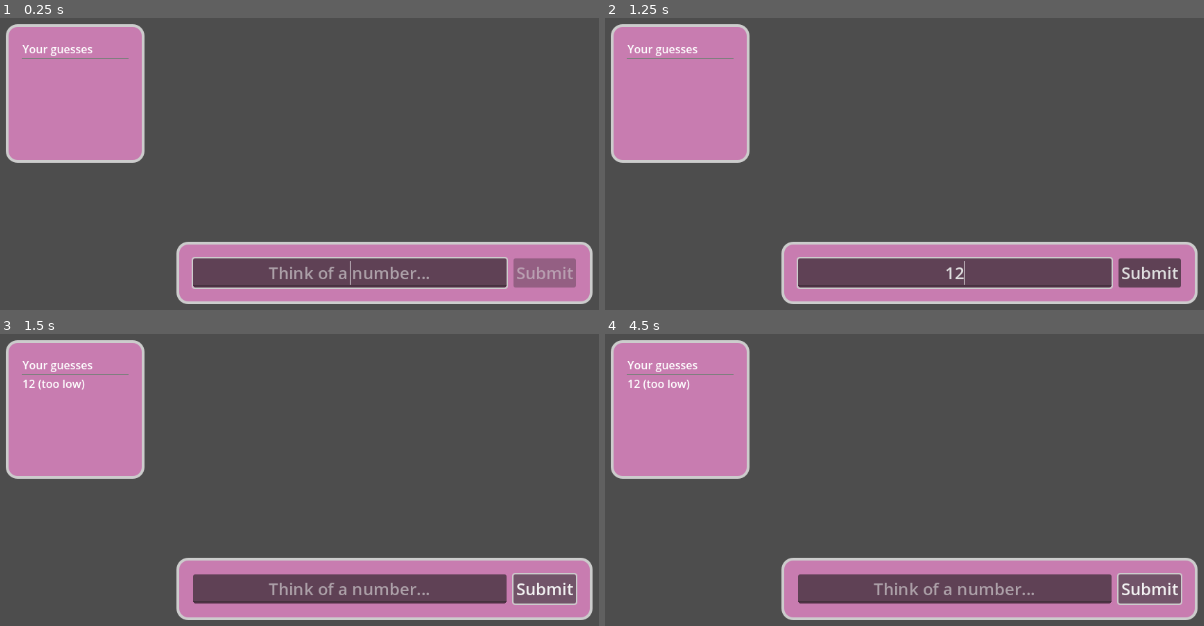
Above: before the commit, frames 1-4 (two rows, left to right).
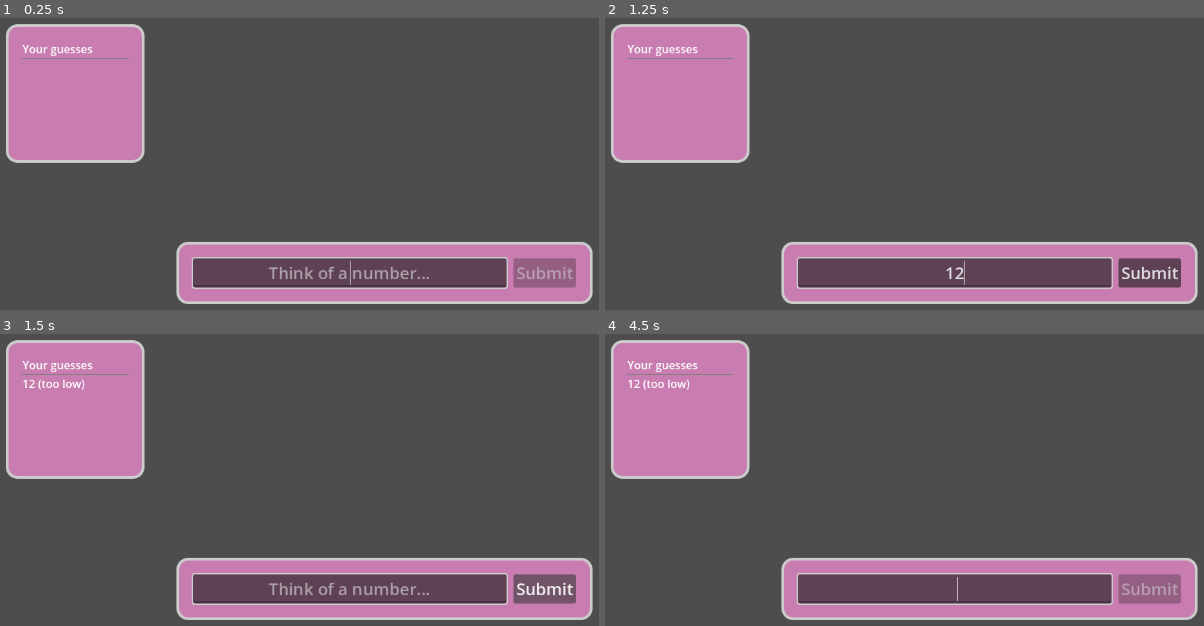
Above: after the commit, the same moments.

Repository: phrasmotica/think-of-a-number
Game: Godot game, scene res://scenes/game.tscn
The game is run twice, just before and just after one commit, with the same random seed, the same clock (stepped at 60 frames per second) and the same inputs.
Inputs (mouse positions are in pixels of both pictures, inside the frame that each line leads up to):
- Up to frame 1 (0.25 s): no input
- Up to frame 2 (1.25 s): click (952, 272) at 0.52 s; type "12" at 0.6 s
- Up to frame 3 (1.5 s): click "Submit" at 1.25 s
- Up to frame 4 (4.5 s): click "Submit" at 2 s; click "Submit" at 2.75 s; tap Enter at 3.5 s; tap Space at 4.25 s

Frames 1-2 are identical in both runs. In frame 3, 1.0% of the frame differs, in the area x 32-97%, y 81-93%; in frame 4, 2.3%.

Commit message:
Prevent answer panel from accepting user input when game has been won

Diff:
--- a/scenes/answer_panel.tscn
+++ b/scenes/answer_panel.tscn
@@ -37,6 +37,7 @@
 [node name="SubmitButton" type="Button" parent="MarginContainer/HBoxContainer"]
 unique_name_in_owner = true
 layout_mode = 2
+focus_mode = 0
 text = "Submit"
 
 [connection signal="text_submitted" from="MarginContainer/HBoxContainer/AnswerInput" to="." method="_on_answer_input_text_submitted"]
--- a/scenes/game.tscn
+++ b/scenes/game.tscn
@@ -54,6 +54,7 @@
 [connection signal="accept_guess" from="GameManager" to="GameManager/CanvasLayer/CenterContainer2/MarginContainer/ProgressPanel" method="_on_game_manager_accept_guess"]
 [connection signal="game_started" from="GameManager" to="GameManager/CanvasLayer/CenterContainer/MarginContainer/AnswerPanel" method="_on_game_manager_game_started"]
 [connection signal="game_started" from="GameManager" to="GameManager/CanvasLayer/CenterContainer3/RevealPanel" method="_on_game_manager_game_started"]
+[connection signal="game_won" from="GameManager" to="GameManager/CanvasLayer/CenterContainer/MarginContainer/AnswerPanel" method="_on_game_manager_game_won"]
 [connection signal="game_won" from="GameManager" to="GameManager/CanvasLayer/CenterContainer3/RevealPanel" method="_on_game_manager_game_won"]
 [connection signal="submit_answer" from="GameManager/CanvasLayer/CenterContainer/MarginContainer/AnswerPanel" to="GameManager" method="_on_answer_panel_submit_answer"]
 [connection signal="game_restarted" from="GameManager/CanvasLayer/CenterContainer3/RevealPanel" to="GameManager" method="_on_reveal_panel_game_restarted"]
--- a/scripts/answer_panel.gd
+++ b/scripts/answer_panel.gd
@@ -22,8 +22,9 @@
 				print("Input text is not a valid integer!")
 	)
 
-	answer_input.grab_focus()
+	gain_input()
 
+	# because answer input is empty by default
 	submit_button.disabled = true
 
 func submit_from_text(text: String):
@@ -33,6 +34,18 @@
 
 	var answer := int(text)
 	submit_answer.emit(answer)
+
+func prevent_input():
+	answer_input.mouse_filter = Control.MOUSE_FILTER_IGNORE
+	answer_input.release_focus()
+
+	submit_button.disabled = true
+
+func gain_input():
+	answer_input.mouse_filter = Control.MOUSE_FILTER_STOP
+	answer_input.grab_focus()
+
+	submit_button.disabled = false
 
 func _on_answer_input_text_submitted(new_text: String):
 	submit_from_text(new_text)
@@ -45,3 +58,6 @@
 
 func _on_game_manager_game_started(_secret: int):
 	answer_input.grab_focus()
+
+func _on_game_manager_game_won():
+	prevent_input()
